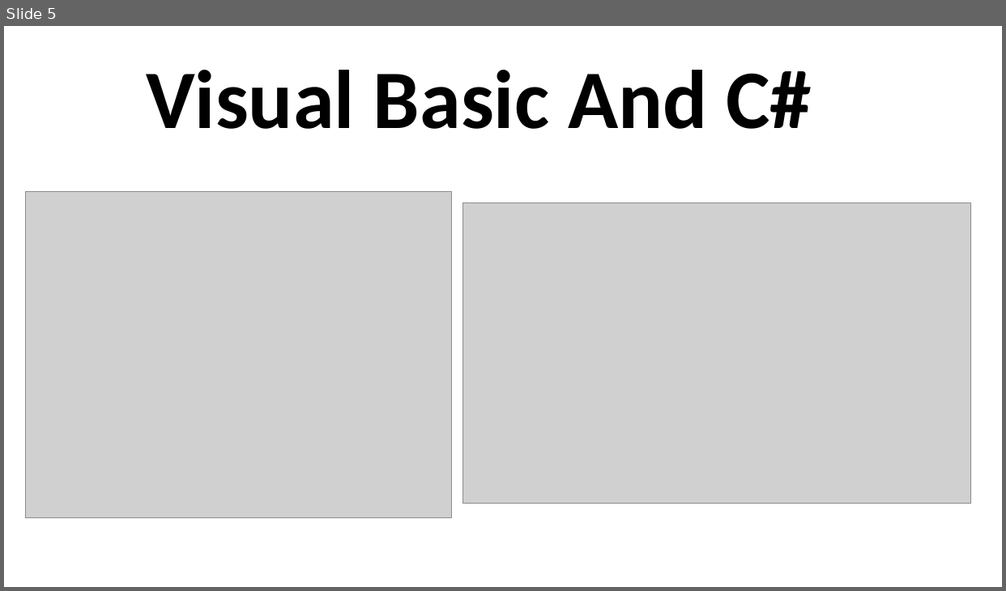
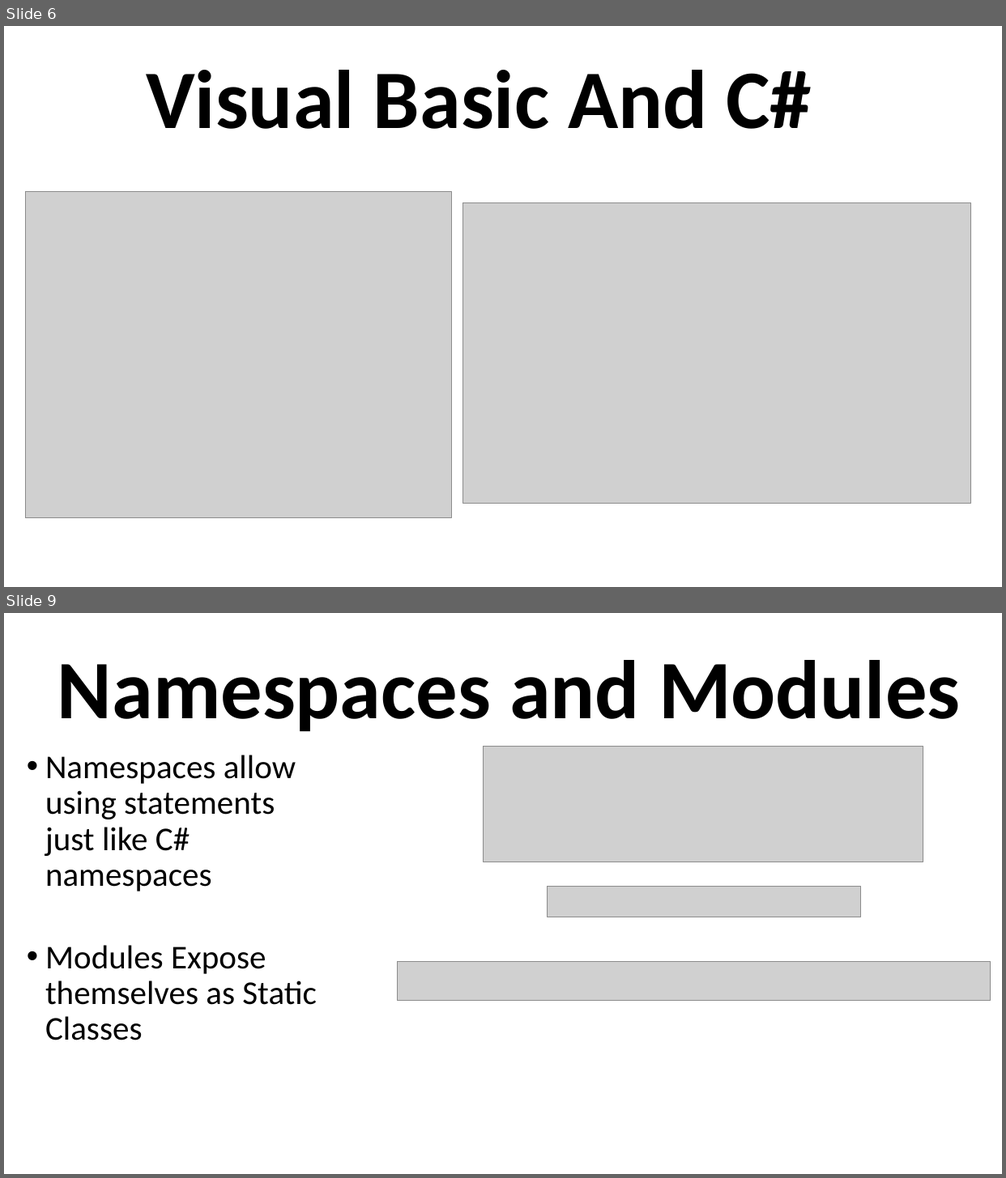
Before and after one commit to grab-a-byte/DotnetInterop, a slide deck: DotnetInteropSlides.pptx. Shown one above the other, each under a label of ours: slide 5 before the commit, slides 6 and 9 after it; the slides between them are not shown. The pictures are 1006x591 and 1006x1178 pixels, drawn with LibreOffice and Linux fonts; fonts in the diff are those of the drawing; grey boxes stand for pictures. Boxes give left, top, right and bottom in pixels: in the first picture for what was removed or moved away, otherwise in the second. Text is boxed around its words. In the diff, an @@ line names an element or a change of style, - is before the commit and + after.

```diff
--- a/DotnetInteropSlides.pptx
+++ b/DotnetInteropSlides.pptx
@@ slide 9 added at (4,613,1002,1174), background #FFFFFF @@
@@ text added at (57,660,961,731), 80 pt, text #000000, bold @@
+Namespaces and Modules
@@ text added at (45,755,317,1041), 32 pt, text #000000 @@
+    • Namespaces allow using statements just like C# namespaces
+    • Modules Expose themselves as Static Classes
@@ picture added at (484,747,923,862) @@
@@ picture added at (548,886,861,917) @@
@@ picture added at (397,962,991,1001) @@
@@ what was slide 5 is now slide 6 @@
```
Also in this commit, not shown: 5 other slides added, 5 other files.
